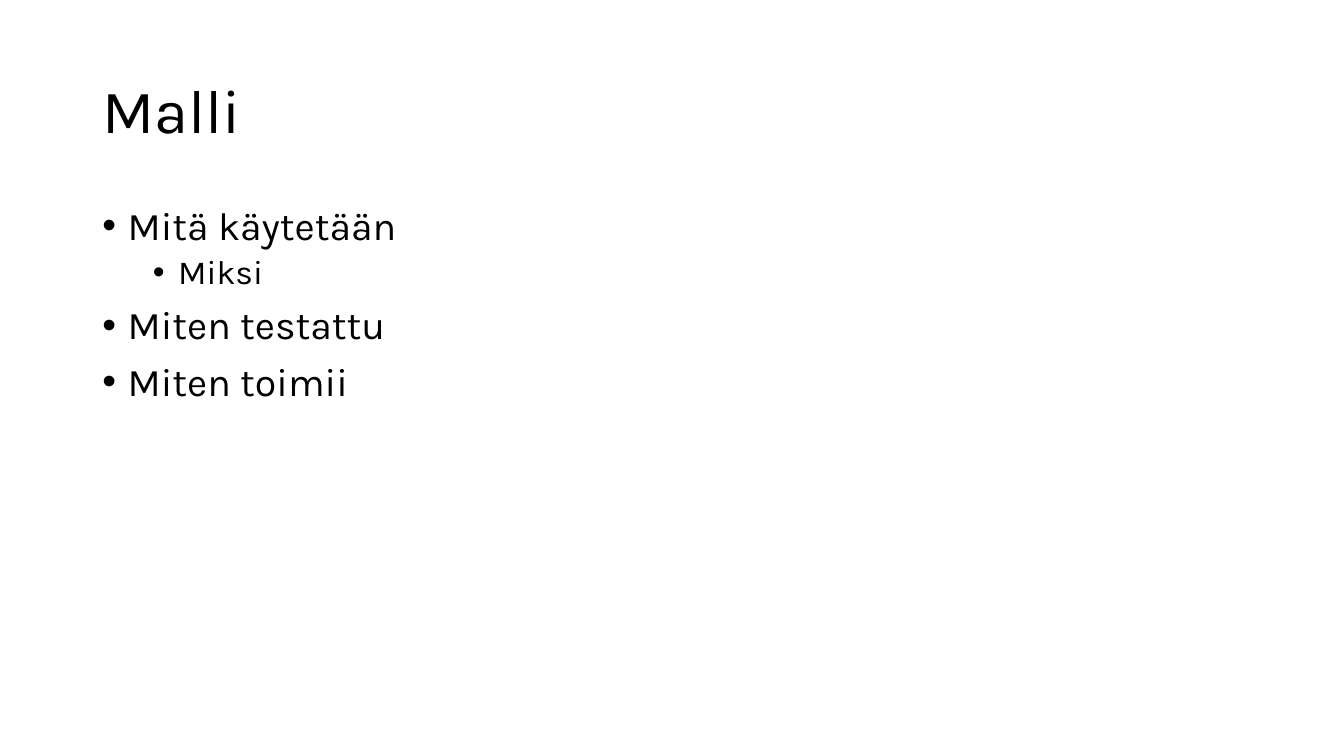
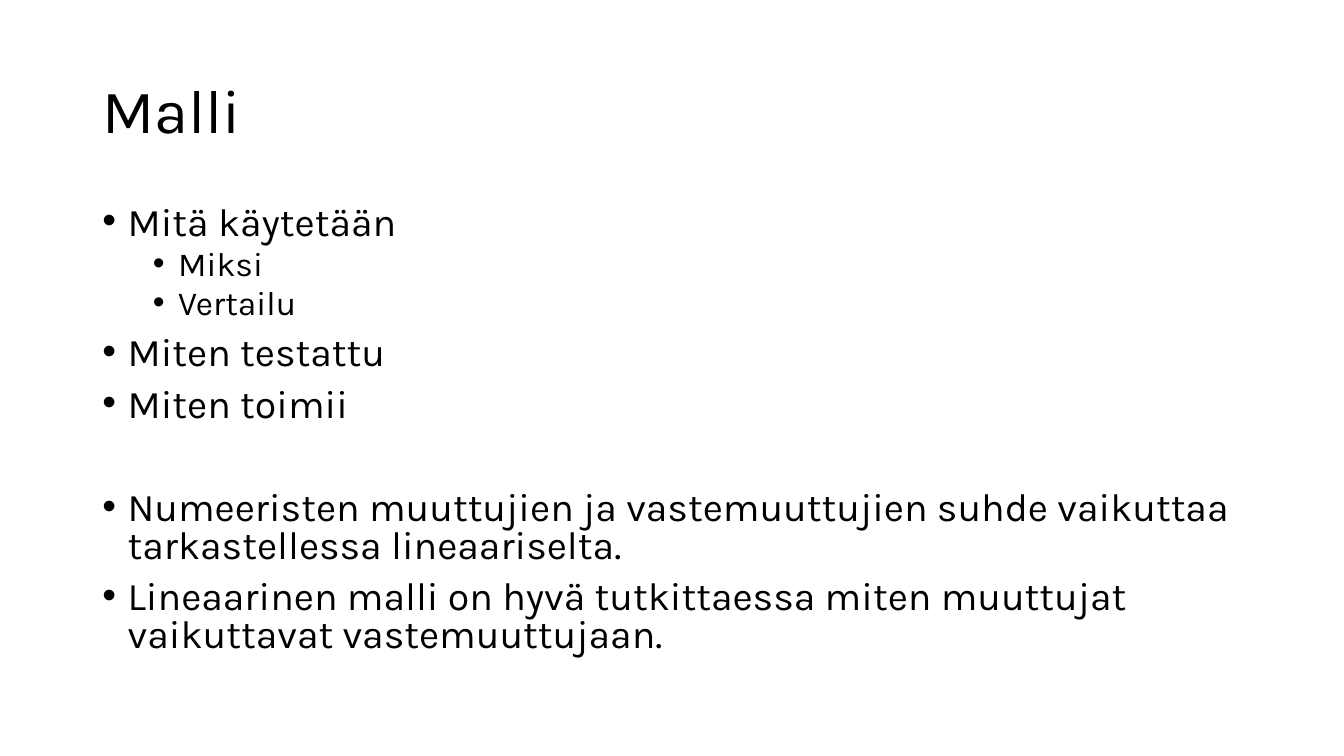
Before and after one commit to joona111/TIES4600, a slide deck: slide 5 of esitys.pptx (slide 3 before the commit). Drawn at 1344x756 pixels with LibreOffice and Linux fonts; fonts in the diff are those of the drawing. Boxes give left, top, right and bottom in pixels: in the first picture for what was removed or moved away, otherwise in the second. Text is boxed around its words. In the diff, an @@ line names an element or a change of style, - is before the commit and + after.

```diff
--- a/esitys.pptx
+++ b/esitys.pptx
@@ text at <box>128,209,396,419</box>: line spacing 0.9 to 0.8 @@
@@ text at <box>178,292,296,316</box>: paragraph added @@
+  • Vertailu
@@ text at <box>128,494,1228,658</box>: paragraphs added @@
+• Numeeristen muuttujien ja vastemuuttujien suhde vaikuttaa tarkastellessa lineaariselta.
+• Lineaarinen malli on hyvä tutkittaessa miten muuttujat vaikuttavat vastemuuttujaan.
```
Also in this commit, not shown: 2 other slides changed, 3 slides added.
